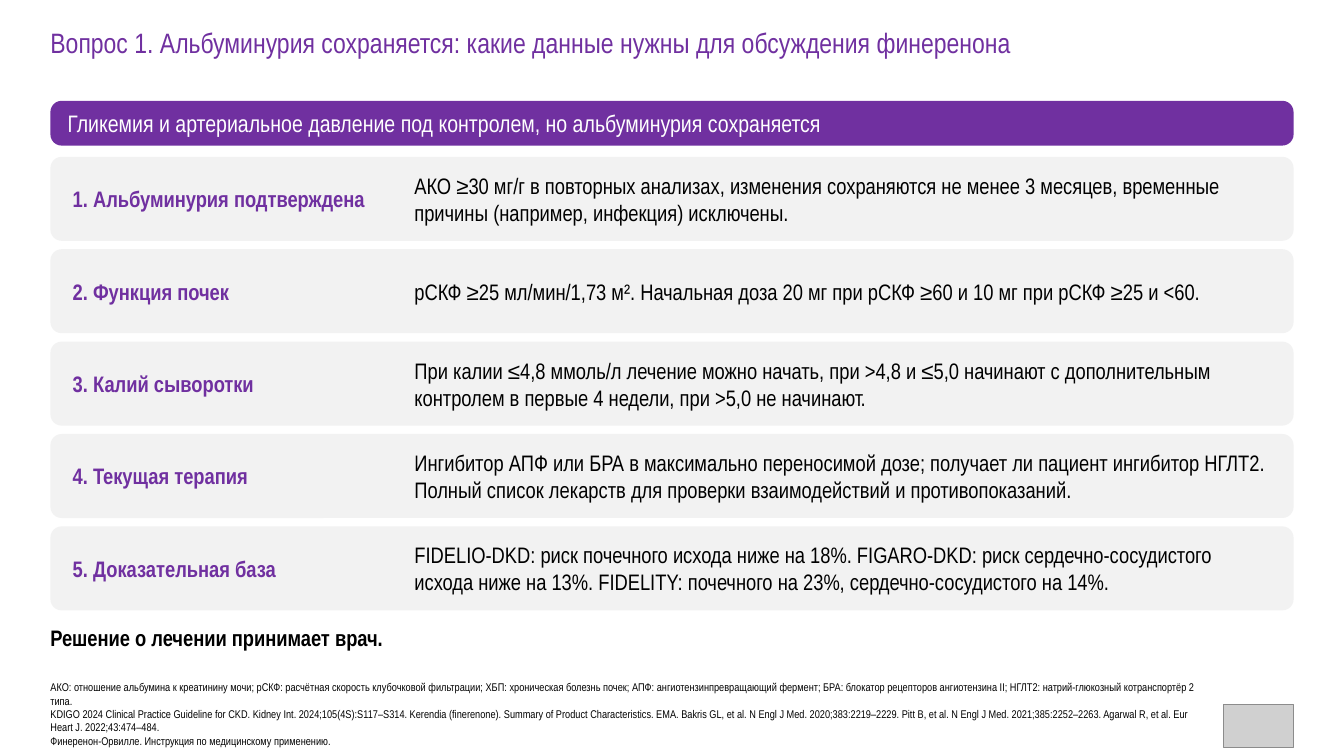
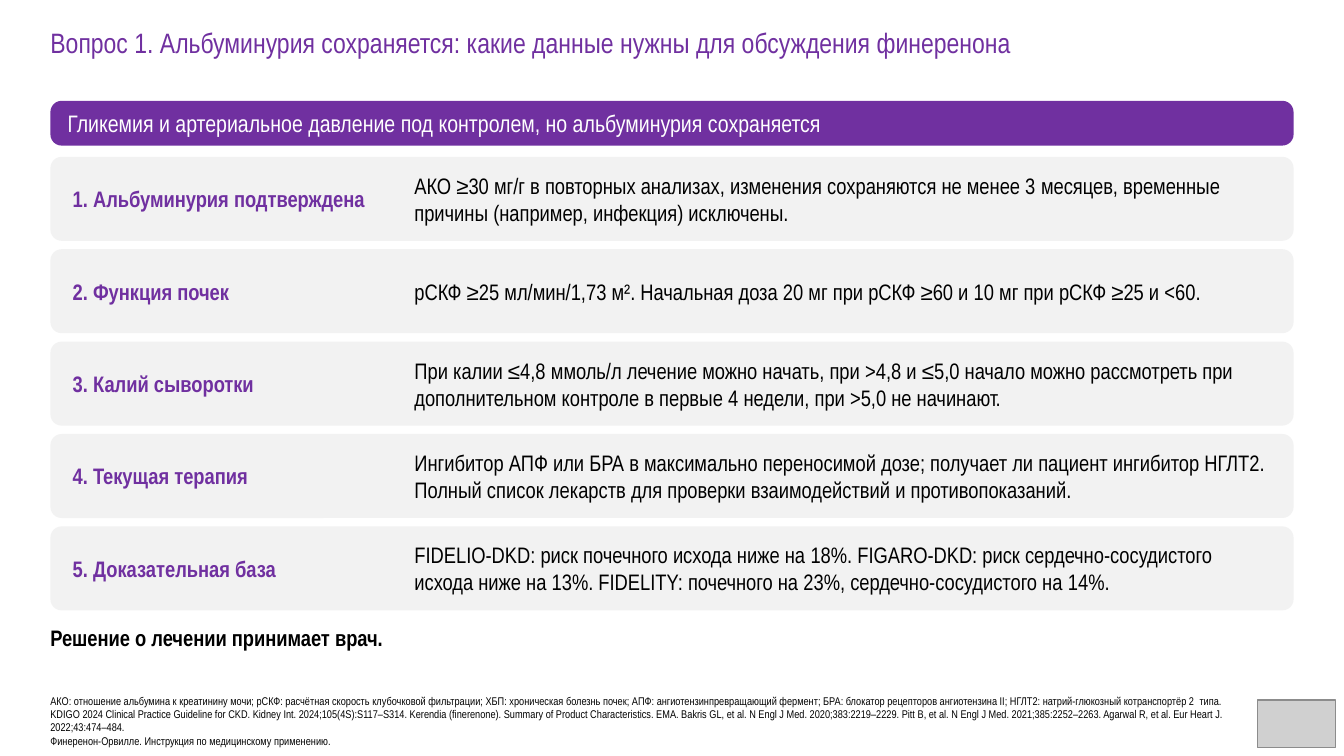
Before and after one commit to drabdulbosit1-eng/my-test-cloud, a slide deck: slide 38 of finerenone/Finerenone_Levin_reviewed.pptx. Drawn at 1344x756 pixels with LibreOffice and Linux fonts; fonts in the diff are those of the drawing; grey boxes stand for pictures. Boxes give left, top, right and bottom in pixels: in the first picture for what was removed or moved away, otherwise in the second. Text is boxed around its words. In the diff, an @@ line names an element or a change of style, - is before the commit and + after.

```diff
--- a/finerenone/Finerenone_Levin_reviewed.pptx
+++ b/finerenone/Finerenone_Levin_reviewed.pptx
@@ text at box(414, 362, 1232, 410): text changed @@
-При калии ≤4,8 ммоль/л лечение можно начать, при >4,8 и ≤5,0 начинают с дополнительным контролем в первые 4 недели, при >5,0 не начинают.
+При калии ≤4,8 ммоль/л лечение можно начать, при >4,8 и ≤5,0 начало можно рассмотреть при дополнительном контроле в первые 4 недели, при >5,0 не начинают.
@@ text "АКО: отношение альбумина к креатинину ..." rewrapped from box(50, 682, 1194, 748) to box(50, 696, 1222, 748) @@
@@ picture: place and size @@
-picture at box(1224, 705, 1294, 748)
+picture at box(1258, 700, 1336, 747)
```
Also in this commit, not shown: 46 other slides changed, 1 other file.
